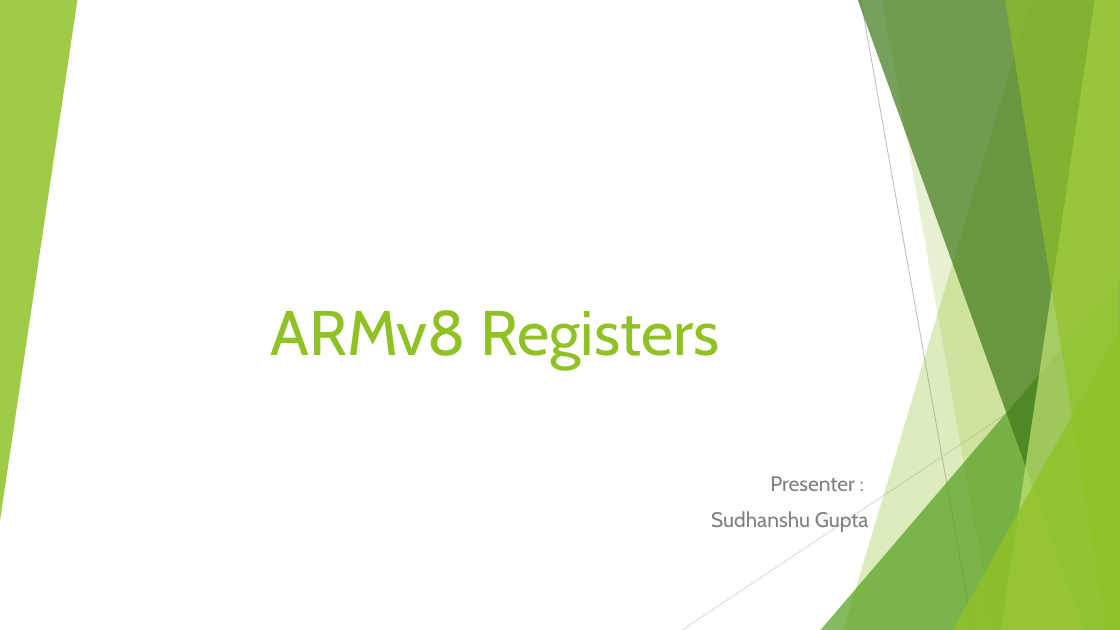
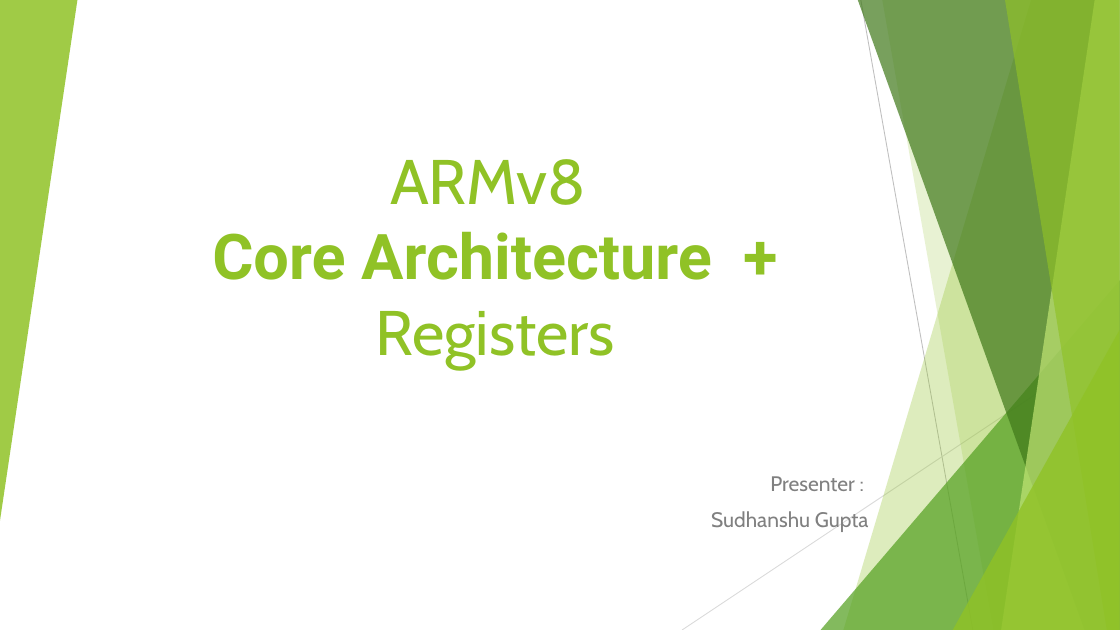
Before and after one commit to softwaresunleashed/ebook_writing, a slide deck: slide 1 of Presentations/ARM_PPTs/Ch4_ARMv8_Registers.pptx. Drawn at 1120x630 pixels with LibreOffice and Linux fonts; fonts in the diff are those of the drawing. Boxes give left, top, right and bottom in pixels: in the first picture for what was removed or moved away, otherwise in the second. Text is boxed around its words. In the diff, an @@ line names an element or a change of style, - is before the commit and + after.

```diff
--- a/Presentations/ARM_PPTs/Ch4_ARMv8_Registers.pptx
+++ b/Presentations/ARM_PPTs/Ch4_ARMv8_Registers.pptx
@@ title at box(212, 159, 712, 369): text changed; font Cabin to Roboto; bold on @@
-ARMv8 Registers
+ARMv8
+Core Architecture + Registers
```
Also in this commit, not shown: 1 other slide changed, 7 slides removed, 1 other file.
